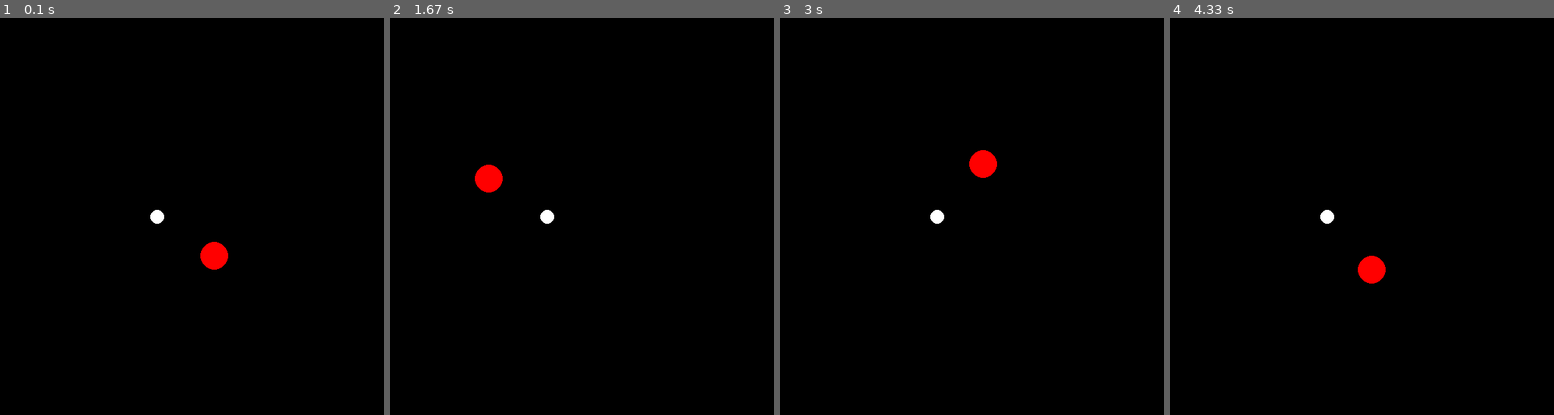
Above: before the commit, frames 1-4 (left to right).
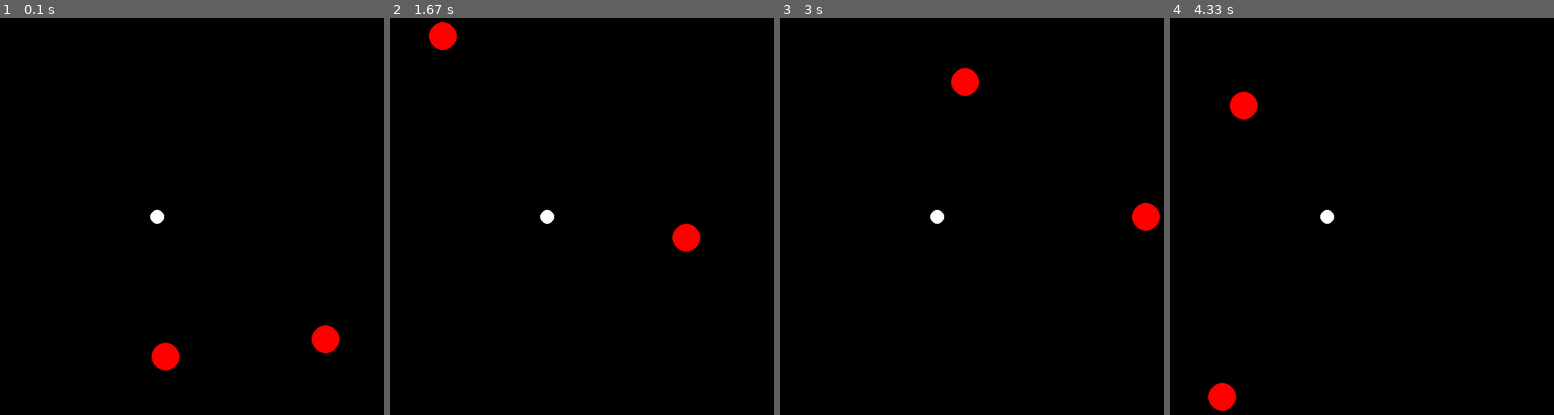
Above: after the commit, the same moments.

Repository: Dasani1/Pygame-Torture
Game: pygame game, started from Circle.py
Same seed, same stepped clock (60 frames per second), same inputs: the game is played once before the commit and once after it.
Inputs:
- Up to frame 1 (0.1 s): no input
- Up to frame 2 (1.67 s): no input
- Up to frame 3 (3 s): no input
- Up to frame 4 (4.33 s): no input

The runs differ from the first frame. In frame 1, 1.2% of the frame differs, in the area x 39-89%, y 56-89%; in frame 2, 1.2%; in frame 3, 1.2%; in frame 4, 1.2%.

Commit message:
Converted the circle to degrees, made pendulum use degrees, will add half point later

Diff:
--- a/Circle.py
+++ b/Circle.py
@@ -27,8 +27,8 @@
         self.originy = (s/2)
         self.x = self.originx
         self.y = self.originy + 50
-        self.vely = 1
-        self.velx = 1
+        self.vely = 2
+        self.velx = 2
         self.track = 0
         self.dir = True
         self.angle = 0
@@ -44,7 +44,9 @@
             self.y = -(rr - x)**0.5 + self.originy
 
     def real_math(self): #Method I learned from youtube... holy this was so much faster...
-        self.angle += 0.1
+        speed = 6
+        self.angle += ((speed/180)*math.pi) #Changed it to increasing 1 degree every time cause I like that more
+
         self.x = self.rr * math.cos(self.angle) + self.originx
         self.y = self.rr * math.sin(self.angle) + self.originy
 
@@ -63,7 +65,8 @@
         pygame.draw.circle(screen,RED,(self.x,self.y),self.r)
 
 
-Round = Circle(20,100)
+Round = Circle(20,300)
+bad = Circle(20,200)
 
 running = True
 while running:
@@ -73,9 +76,10 @@
 
     #clear the screen
     screen.fill(BLACK)
-
+    bad.math()
     Round.real_math()
-
+    bad.move()
+    bad.draw()
     Round.draw()
 
     # flip() updates the screen to make our changes visible
--- a/Pendulum.py
+++ b/Pendulum.py
@@ -1,4 +1,5 @@
 import pygame
+import math
 
 WHITE = (255, 255, 255)
 BLACK = (0, 0, 0)
@@ -30,6 +31,7 @@
         self.originx = x
         self.originy = y
         self.track = 0
+        self.angle = 0
         self.direction = True #true = up and vice versa
         self.hitbox = pygame.Rect(self.xpos,self.ypos,self._dimension,self._dimension)
 
@@ -39,42 +41,26 @@
 
 
     def move(self):
-        #Change the equation to y = -sqrt(radius^2 - x^2)
-        #rewrite for x,
-        #Need equation Et = 1/2mv^2 + mgh (I wonder what g would be...)
-        #Rewrite as Et = m(1/2mv^2 + gh)
-        # max = self.radius**0.5
-        # min = -max
+        self.angle += 0.1
+        print(round(self.angle,2))
+
+        self.xpos = self.radius * math.cos(self.angle) + self.originx
+        self.ypos = self.radius * math.sin(self.angle) + self.originy
+        self.hitbox = pygame.Rect(self.xpos,self.ypos,self._dimension,self._dimension)
+
+    def energy(self):
+        Et = -(self.ypos-self.radius-self.originy)
+        # print(Et)
 
 
 
-        #self.velx = (self.adj**2 - (self.track))**0.5
-        #what if... we make x the one static, and y the one getitng manipulated, we could then do the equation properly.
-        #self.velx = (self.adj**2 - (self.track)**2)**0.5
-        self.ypos = ((self.radius**2 - self.track**2)**0.5) + self.originy #It works technically, gotta linearize though
-        print(self.vely)
-        if self.direction:
-            self.ypos += self.vely
-        else:
-            self.ypos -= self.vely
-        self.xpos += self.velx
-
-
-
-
-
-        self.hitbox = pygame.Rect(self.xpos,self.ypos,self._dimension,self._dimension)
-
-    def gravity(self): #I'll make it work like real gravity once I figure this x velocity out
-        rope = (self.originx + self.radius)
-        if (self.xpos >= rope and self.direction) or (self.xpos <= self.originx-self.radius and not self.direction):
-            self.velx *= -1
-            self.direction = not self.direction
-        self.track += (self.velx)
-        self.track = round(self.track,2) #If you don't round it adds like 0.0000001 extra which adds up overtime to create mistakes
-
-
-
+    # def gravity(self): #I'll make it work like real gravity once I figure this x velocity out
+    #     rope = (self.originx + self.radius)
+    #     if (self.xpos >= rope and self.direction) or (self.xpos <= self.originx-self.radius and not self.direction):
+    #         self.velx *= -1
+    #         self.direction = not self.direction
+    #     self.track += (self.velx)
+    #     self.track = round(self.track,2) #If you don't round it adds like 0.0000001 extra which adds up overtime to create mistakes
 
 
 
@@ -87,18 +73,20 @@
             running = False
 
     #clear the screen
-    #screen.fill(BLACK)
+    screen.fill(BLACK)
 
     # draw to the screen
     # YOUR CODE HERE
-    block.gravity()
+    # block.gravity()
+    block.energy()
     block.move()
+
     block.draw()
 
     # flip() updates the screen to make our changes visible
     pygame.display.flip()
 
     # how many updates per second
-    clock.tick(600)
+    clock.tick(10)
 
 pygame.quit()
